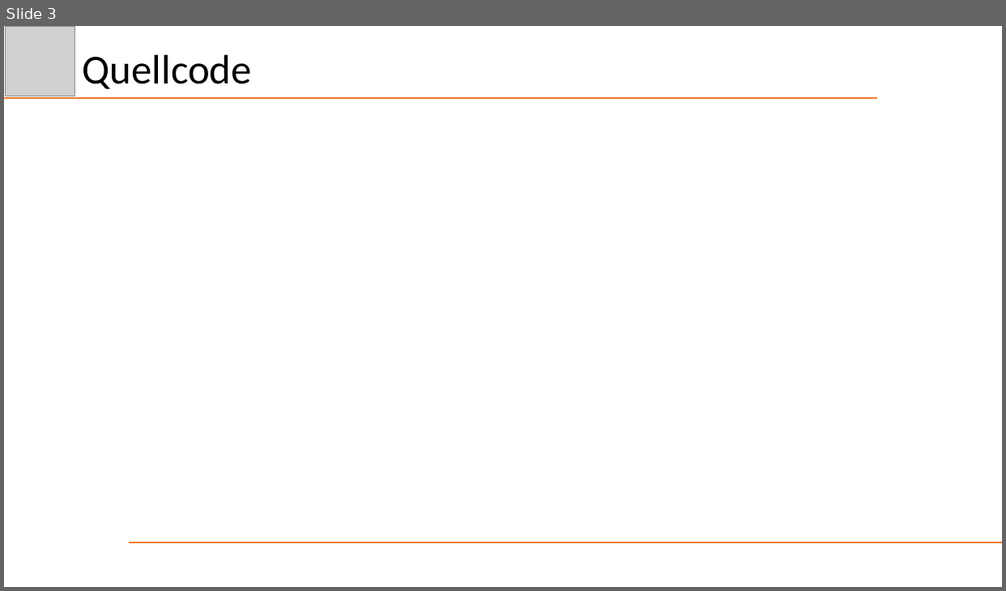
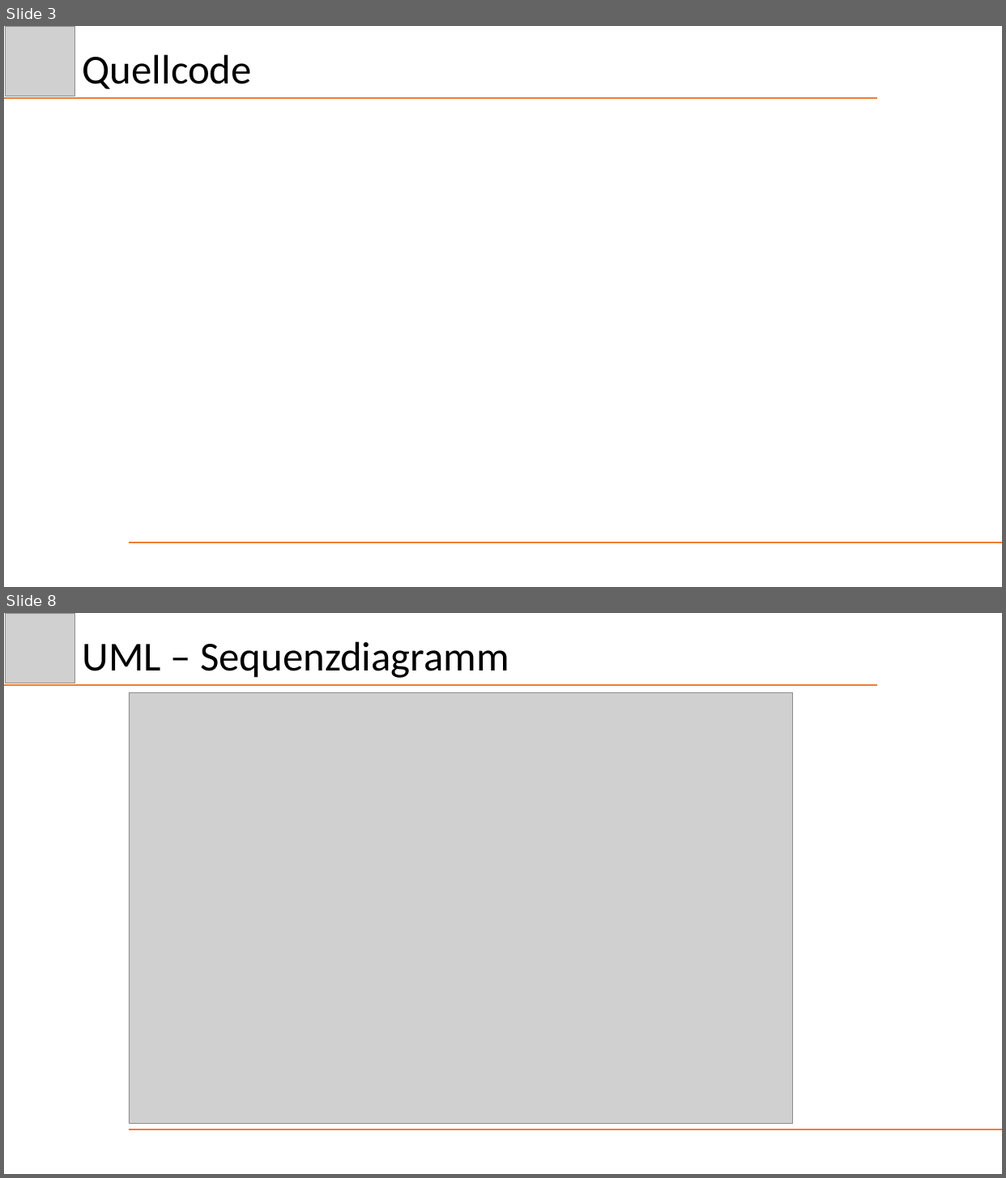
Before and after one commit to Schnitzel128/sejava, a slide deck: Präsentation/DezHex.pptx. Shown one above the other, each under a label of ours: slide 3 before the commit, slides 3 and 8 after it; the slides between them are not shown. The pictures are 1006x591 and 1006x1178 pixels, drawn with LibreOffice and Linux fonts; fonts in the diff are those of the drawing; grey boxes stand for pictures. Boxes give left, top, right and bottom in pixels: in the first picture for what was removed or moved away, otherwise in the second. Text is boxed around its words. In the diff, an @@ line names an element or a change of style, - is before the commit and + after.

```diff
--- a/Präsentation/DezHex.pptx
+++ b/Präsentation/DezHex.pptx
@@ slide 8 added at bbox=[4, 613, 1002, 1174], background #FFFFFF @@
@@ picture added at bbox=[6, 613, 75, 683] @@
@@ title added at bbox=[83, 641, 509, 678], 39.6 pt, text #000000 @@
+UML – Sequenzdiagramm
@@ line added from (4, 685) to (878, 685), #ED7D31 1.5 pt @@
@@ picture added at bbox=[129, 693, 793, 1124] @@
@@ line added from (129, 1130) to (1002, 1130), #ED7D31 1.5 pt @@
```
Also in this commit, not shown: 4 slides changed, 16 other slides added, 1 slide removed, 3 other files.
